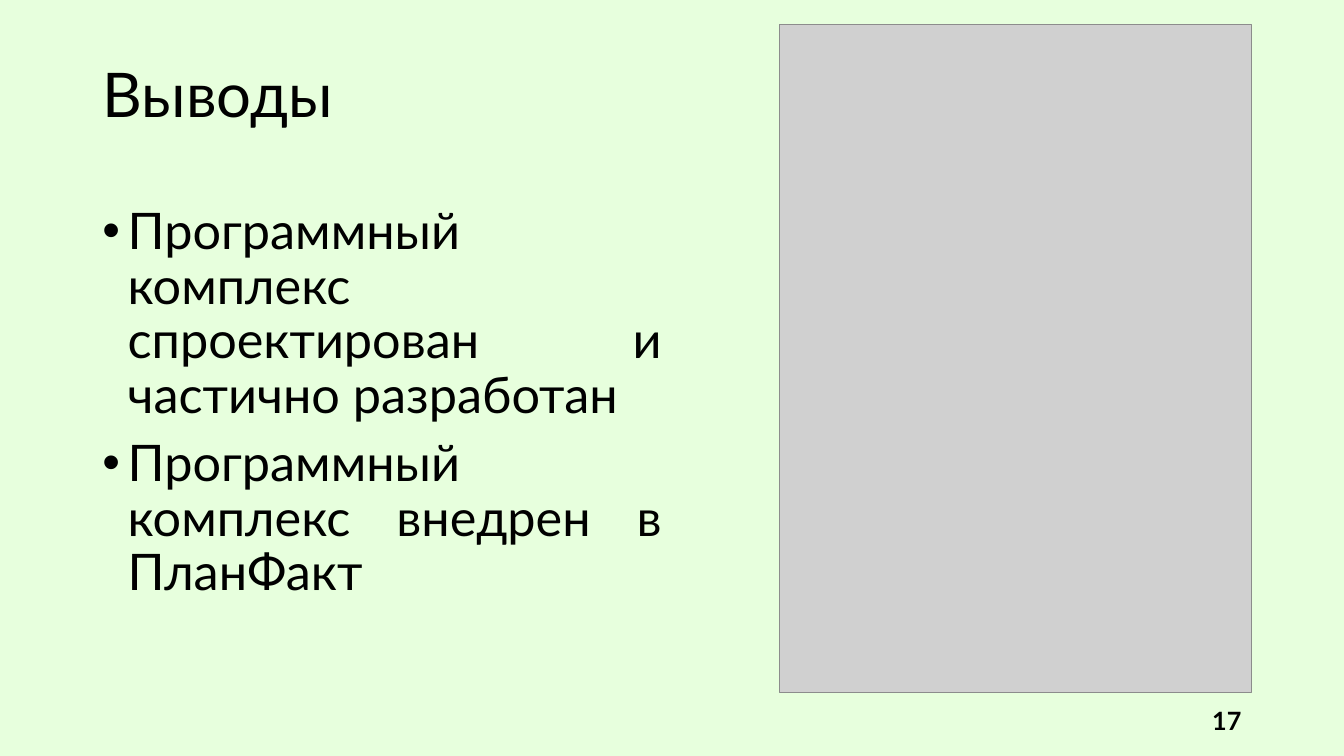
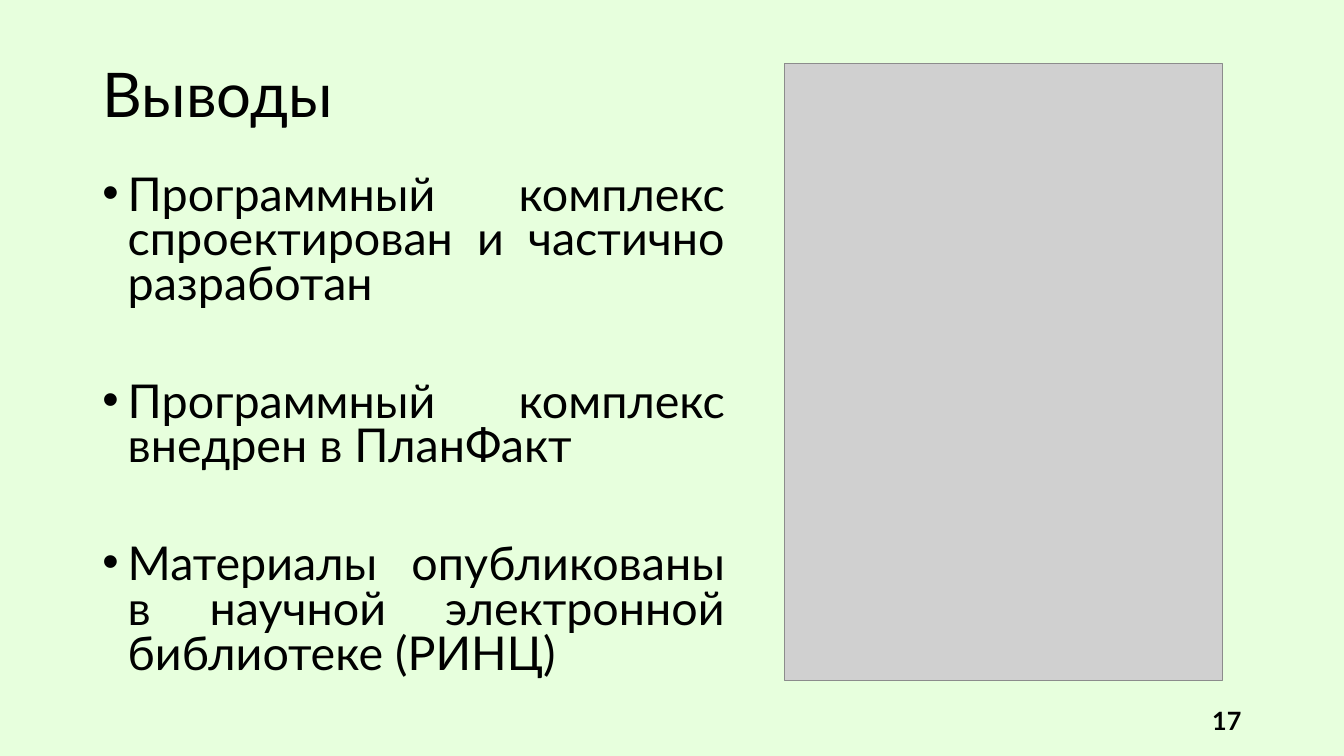
Before and after one commit to R0bari/MessageDeliveryService, a slide deck: slide 17 of Презентация/Сухарев. ВКР.pptx. Drawn at 1344x756 pixels with LibreOffice and Linux fonts; fonts in the diff are those of the drawing; grey boxes stand for pictures. Boxes give left, top, right and bottom in pixels: in the first picture for what was removed or moved away, otherwise in the second. Text is boxed around its words. In the diff, an @@ line names an element or a change of style, - is before the commit and + after.

```diff
--- a/Презентация/Сухарев. ВКР.pptx
+++ b/Презентация/Сухарев. ВКР.pptx
@@ picture: place and size @@
-picture at <box>779,24,1252,693</box>
+picture at <box>784,63,1222,681</box>
@@ text "Программный комплекс спроектирован и частично ...": place and size @@
-text "Программный комплекс спроектирован и частично ..." at <box>128,213,662,591</box>
+text "Программный комплекс спроектирован и частично ..." at <box>128,177,725,678</box>
@@ text at <box>128,177,725,470</box>: size 36 to 33.3 pt in "Программный комплекс спроектирован и частично разработан", "Программный комплекс внедрен в ПланФакт"; line spacing 0.9 to 0.8 @@
@@ text at <box>128,546,725,678</box>: paragraph added @@
+• Материалы опубликованы в научной электронной библиотеке (РИНЦ)
```
Also in this commit, not shown: 8 other slides changed, 12 other files.
